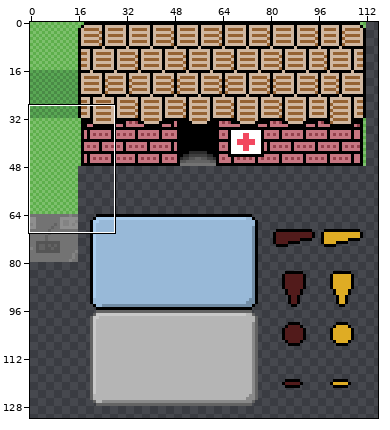
Two versions of one sprite sheet, src/data/image/002-scratchbg.png. Above: a wide view before the commit, with the close-up outlined.
Close-up. Old version:
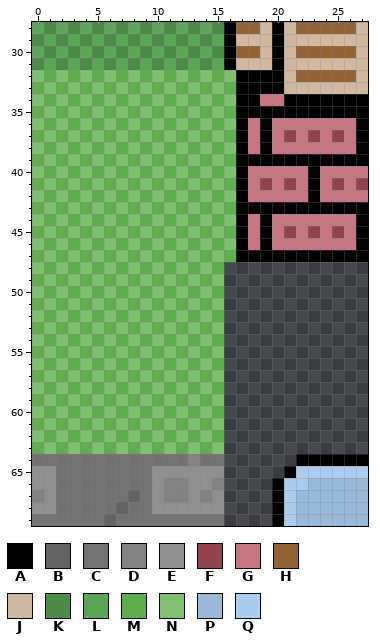
The file is 256x256 pixels. Colours within 5 levels of each other are drawn and written as one. Shown: x 0..27, y 28..69. The wide view leaves out empty margins.
Palette (. is transparent): A #000000  B #636363  C #737373  D #838383  E #8f8f8f  F #94424d  G #c77681  H #956232  J #d0b7a0  K #4a8b46  L #59a754  M #5eaf4c  N #7dc06d  P #98b9d8  Q #a9cdee
Pixels before, first column x 0:
28 LKLKLKLKLKLKLKLKAHHJAJHHHHHJ
29 KLKLKLKLKLKLKLKLAJJJAJJJJJJJ
30 LKLKLKLKLKLKLKLKAHHJAJHHHHHJ
31 KLKLKLKLKLKLKLKLAJJJAJJJJJJJ
32 NMNMNMNMNMNMNMNMNAAAAJHHHHHJ
33 MNMNMNMNMNMNMNMNMAAAAJJJJJJJ
34 NMNMNMNMNMNMNMNMNAAGGAAAAAAA
35 MNMNMNMNMNMNMNMNMAAAAAAAAAAA
36 NMNMNMNMNMNMNMNMNAGAGGGGGGGA
37 MNMNMNMNMNMNMNMNMAGAGFGFGFGA
38 NMNMNMNMNMNMNMNMNAGAGGGGGGGA
39 MNMNMNMNMNMNMNMNMAAAAAAAAAAA
40 NMNMNMNMNMNMNMNMNAGGGGGAGGGG
41 MNMNMNMNMNMNMNMNMAGFGFGAGFGF
42 NMNMNMNMNMNMNMNMNAGGGGGAGGGG
43 MNMNMNMNMNMNMNMNMAAAAAAAAAAA
44 NMNMNMNMNMNMNMNMNAGAGGGGGGGA
45 MNMNMNMNMNMNMNMNMAGAGFGFGFGA
46 NMNMNMNMNMNMNMNMNAGAGGGGGGGA
47 MNMNMNMNMNMNMNMNMAAAAAAAAAAA
48 NMNMNMNMNMNMNMNM............
49 MNMNMNMNMNMNMNMN............
50 NMNMNMNMNMNMNMNM............
51 MNMNMNMNMNMNMNMN............
52 NMNMNMNMNMNMNMNM............
53 MNMNMNMNMNMNMNMN............
54 NMNMNMNMNMNMNMNM............
55 MNMNMNMNMNMNMNMN............
56 NMNMNMNMNMNMNMNM............
57 MNMNMNMNMNMNMNMN............
58 NMNMNMNMNMNMNMNM............
59 MNMNMNMNMNMNMNMN............
60 NMNMNMNMNMNMNMNM............
61 MNMNMNMNMNMNMNMN............
62 NMNMNMNMNMNMNMNM............
63 MNMNMNMNMNMNMNMN............
64 CCCCCCCCCCCCCDCC......AAAAAA
65 EECCCCCCCCEEEEEE.....AQQQQQQ
66 EECCCCCCCCEDDEED....AQQPPPPP
67 DECCCCCCBCEDDEDE....AQPPPPPP
68 EECCCCCBCCEEEEEE....AQPPPPPP
69 CCCCCCBCCCCCCCCC....AQPPPPPP
New version:
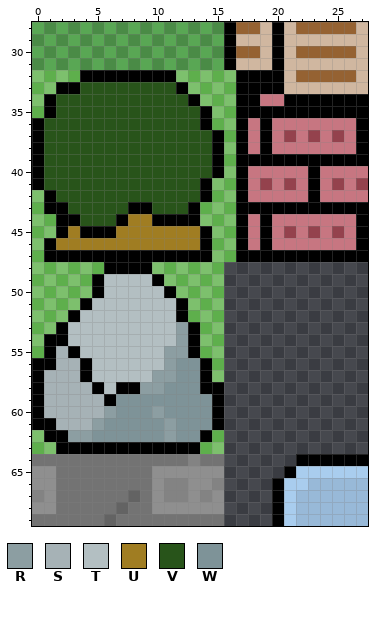
Colours new in this view: R #8c9ea2  S #a6b2b6  T #b3bfc2  U #a07d22  V #28541a  W #7e9398
Change:
y 32: x 4..11 NMNMNMNM -> AAAAAAAA
y 33: x 2..12 MNMNMNMNMNM -> AAVVVVVVVVA
y 34: x 1..13 MNMNMNMNMNMNM -> AVVVVVVVVVVVA
y 35: x 1..14 NMNMNMNMNMNMNM -> AVVVVVVVVVVVVA
y 36: x 0..14 NMNMNMNMNMNMNMN -> AVVVVVVVVVVVVVA
y 37: x 0..15 MNMNMNMNMNMNMNMN -> AVVVVVVVVVVVVVVA
y 38: x 0..15 NMNMNMNMNMNMNMNM -> AVVVVVVVVVVVVVVA
y 39: x 0..15 MNMNMNMNMNMNMNMN -> AVVVVVVVVVVVVVVA
y 40: x 0..15 NMNMNMNMNMNMNMNM -> AVVVVVVVVVVVVVVA
y 41: x 0..14 MNMNMNMNMNMNMNM -> AVVVVVVVVVVVVVA
y 42: x 1..14 MNMNMNMNMNMNMN -> AVVVVVVVVVVVVA
y 43: x 1..13 NMNMNMNMNMNMN -> AAVVVVVAAVVVA
y 44: x 2..13 NMNMNMNMNMNM -> AAVVVAUUAAAA
y 45: x 2..14 MNMNMNMNMNMNM -> AUAAAUUUUUUUA
y 46: x 1..14 MNMNMNMNMNMNMN -> AUUUUUUUUUUUUA
y 47: x 1..14 NMNMNMNMNMNMNM -> AAAAAAAAAAAAAA
y 48: x 6..9 NMNM -> AAAA
y 49: x 5..10 NMNMNM -> ATTTTA
y 50: x 5..11 MNMNMNM -> ATTTTTA
y 51: x 4..12 MNMNMNMNM -> ATTTTTTTA
y 52: x 3..12 MNMNMNMNMN -> ATTTTTTTTA
y 53: x 2..13 MNMNMNMNMNMN -> ATTTTTTTTTRA
y 54: x 1..13 MNMNMNMNMNMNM -> AATTTTTTTTTRA
y 55: x 1..13 NMNMNMNMNMNMN -> ASATTTTTTTRRA
y 56: x 0..14 NMNMNMNMNMNMNMN -> AASSATTTTTTRWWA
y 57: x 0..14 MNMNMNMNMNMNMNM -> ASSSATTTTTRRWWA
y 58: x 0..15 NMNMNMNMNMNMNMNM -> ASSSSATAARRWWWAA
y 59: x 0..15 MNMNMNMNMNMNMNMN -> ASSSSSAWWWWWWWWA
y 60: x 0..15 NMNMNMNMNMNMNMNM -> ASSSSSRWWWRWWWWA
y 61: x 0..15 MNMNMNMNMNMNMNMN -> AASSSRWWWWWRWWWA
y 62: x 1..14 MNMNMNMNMNMNMN -> AARRWWWWWWRWWA
y 63: x 2..13 MNMNMNMNMNMN -> AAAAAAAAAAAA
Where, in picture pixels (left, top, right, bottom), the same in both close-ups:
changed: (32, 70, 224, 454)
